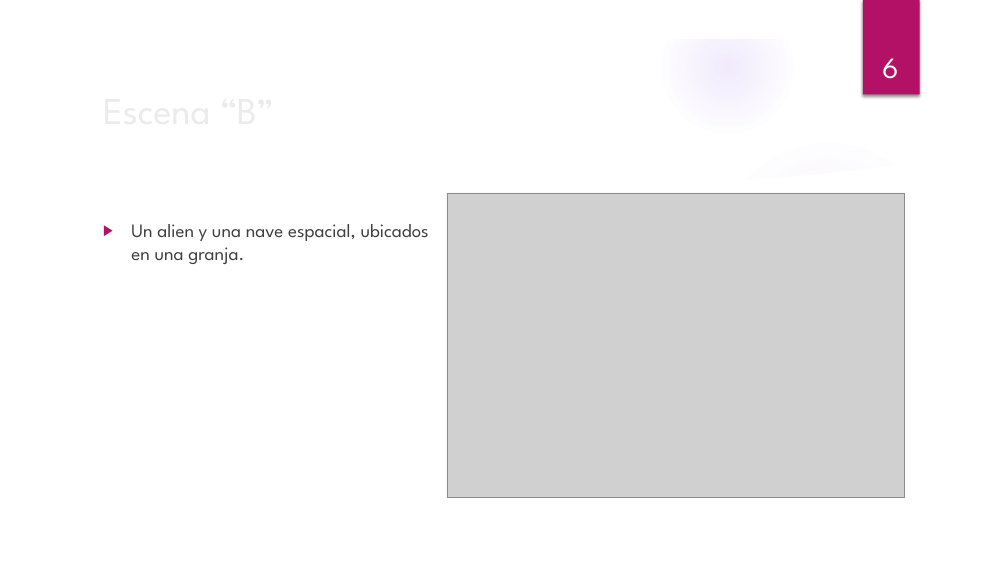
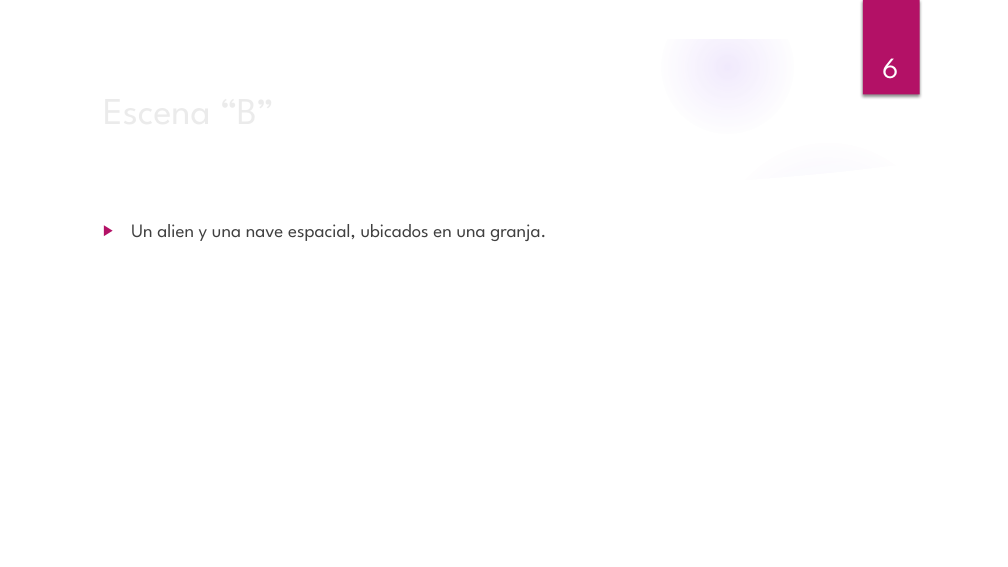
Before and after one commit to nlandau91/CG2019, a slide deck: slide 6 of Proyecto2/Presentacion Proyecto 2.pptx. Drawn at 1008x567 pixels with LibreOffice and Linux fonts; fonts in the diff are those of the drawing; grey boxes stand for pictures; background and template pictures are left out. Boxes give left, top, right and bottom in pixels: in the first picture for what was removed or moved away, otherwise in the second. Text is boxed around its words. In the diff, an @@ line names an element or a change of style, - is before the commit and + after.

```diff
--- a/Proyecto2/Presentacion Proyecto 2.pptx
+++ b/Proyecto2/Presentacion Proyecto 2.pptx
@@ picture removed at [447,193,904,498] @@
@@ text "Un alien y una nave ..." rewrapped from [131,224,429,264] to [131,224,546,241] @@
```
Also in this commit, not shown: 3 other slides changed, 4 other files.
